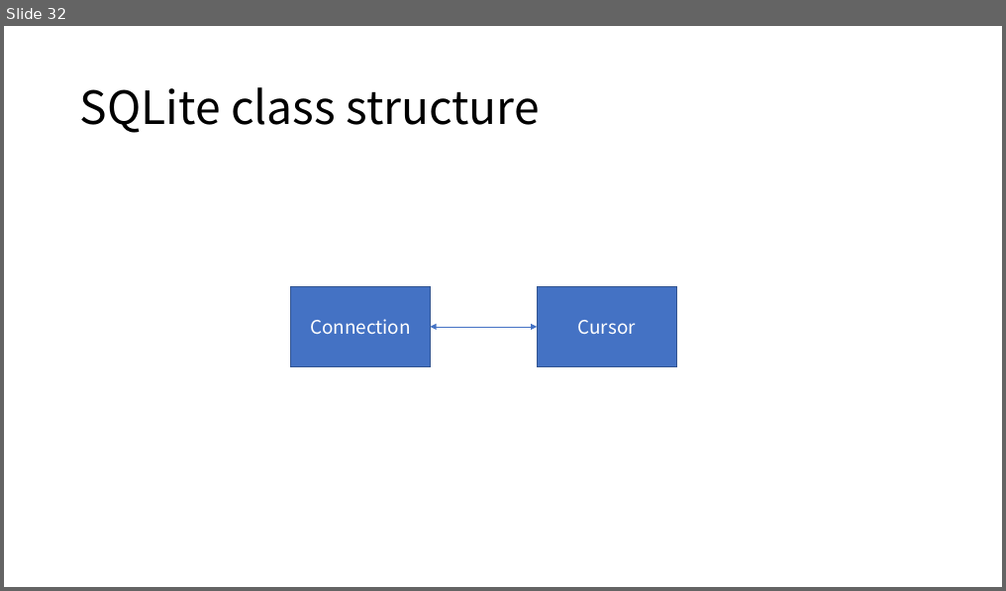
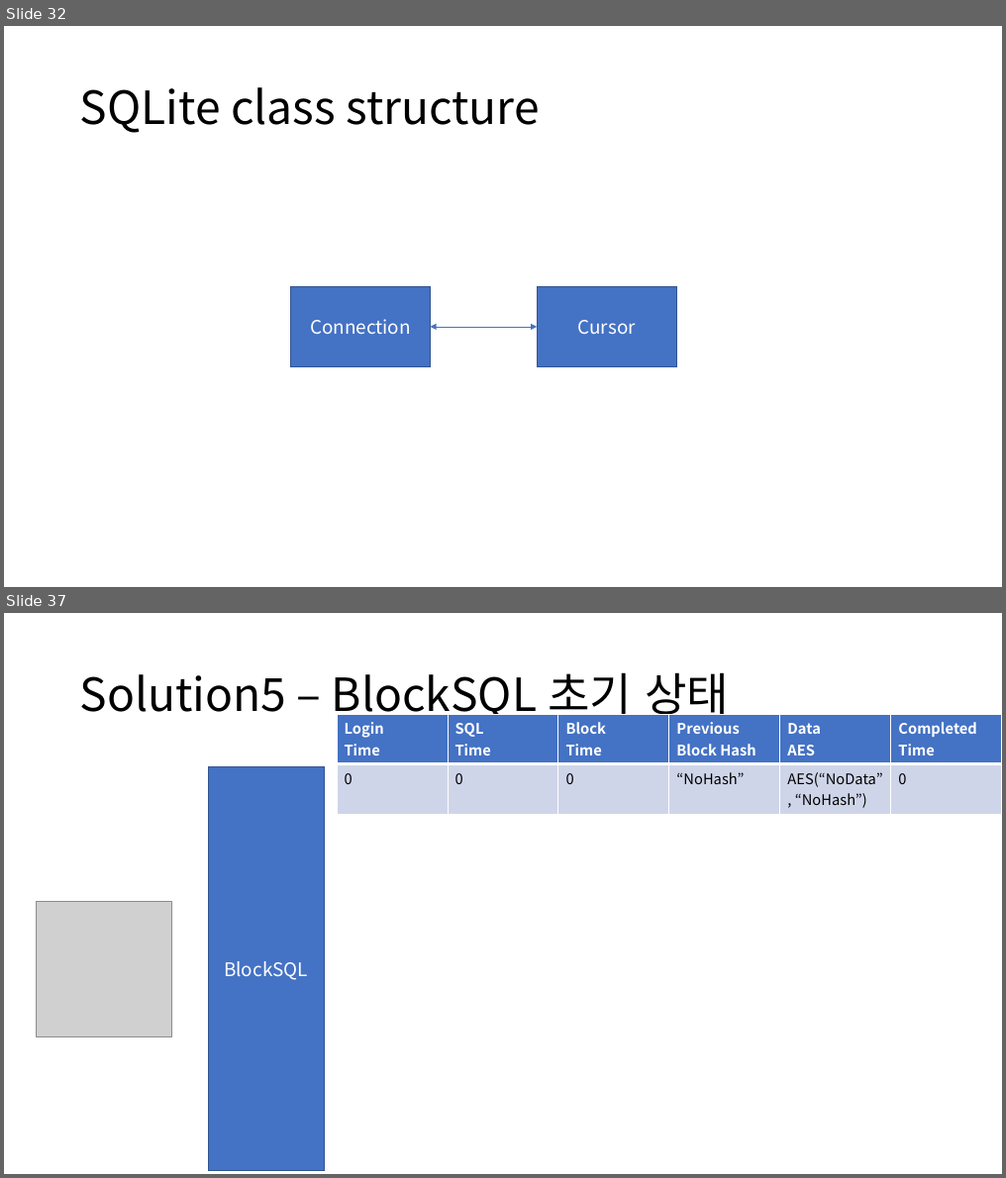
Before and after one commit to hslee1539/blockSQL, a slide deck: 컨셉.pptx. Shown one above the other, each under a label of ours: slide 32 before the commit, slides 32 and 37 after it; the slides between them are not shown. The pictures are 1006x591 and 1006x1178 pixels, drawn with LibreOffice and Linux fonts; fonts in the diff are those of the drawing; grey boxes stand for pictures. Boxes give left, top, right and bottom in pixels: in the first picture for what was removed or moved away, otherwise in the second. Text is boxed around its words. In the diff, an @@ line names an element or a change of style, - is before the commit and + after.

```diff
--- a/컨셉.pptx
+++ b/컨셉.pptx
@@ slide 37 added at box(4, 613, 1002, 1174), background #FFFFFF @@
@@ title added at box(80, 672, 729, 723), 44 pt, text #000000 @@
+Solution5 – BlockSQL 초기 상태
@@ table added at box(337, 714, 1001, 812), 2 rows, 6 columns @@
+Login / Time | SQL / Time | Block / Time | Previous Block Hash | Data / AES | Completed Time
+0 | 0 | 0 | “NoHash” | AES(“NoData”, “NoHash”) | 0
@@ rectangle added at box(208, 767, 325, 1170), fill #4472C4, outline #325491 1 pt, 18 pt, text #FFFFFF @@
+BlockSQL
@@ picture added at box(37, 901, 171, 1037) @@
```
Also in this commit, not shown: 1 slide changed, 30 other slides added, 21 other files.
